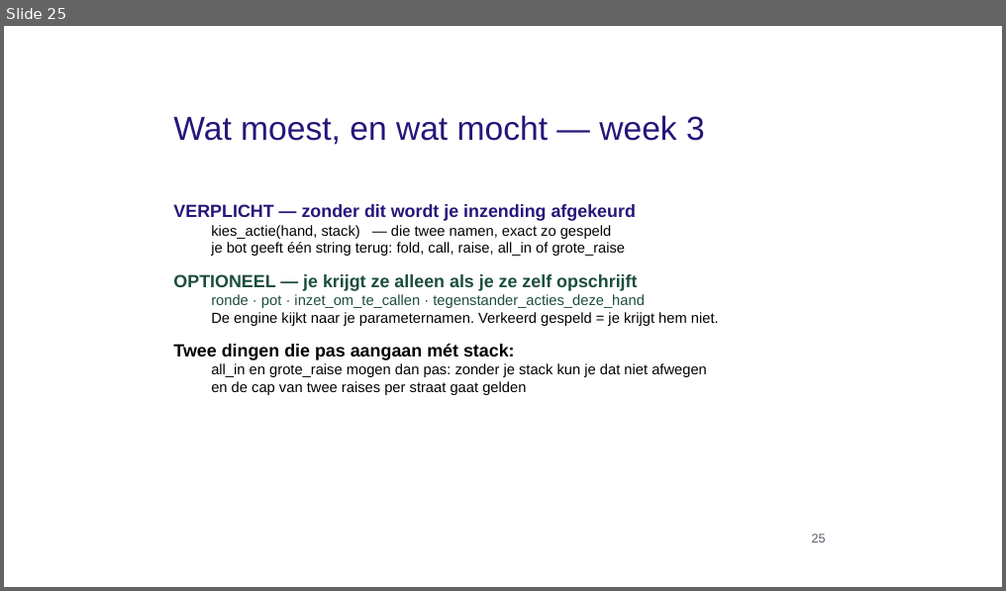
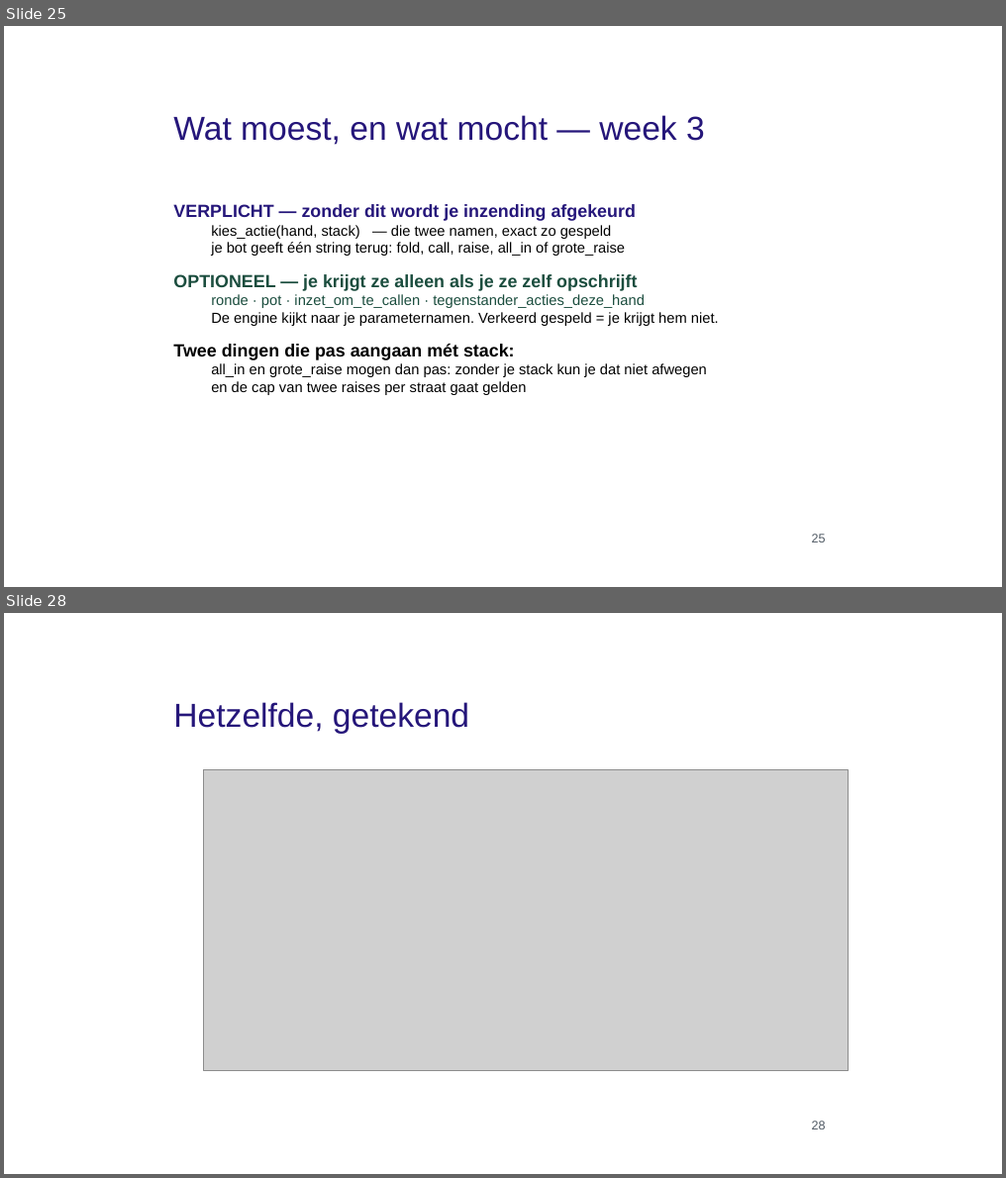
Before and after one commit to finturion/poker-analytics-challenge, a slide deck: powerpoints/hoorcollege/03_Exploring_Manipulating_Data_aangevuld.pptx. Shown one above the other, each under a label of ours: slide 25 before the commit, slides 25 and 28 after it; the slides between them are not shown. The pictures are 1006x591 and 1006x1178 pixels, drawn with LibreOffice and Linux fonts; fonts in the diff are those of the drawing; grey boxes stand for pictures; background and template pictures are left out. Boxes give left, top, right and bottom in pixels: in the first picture for what was removed or moved away, otherwise in the second. Text is boxed around its words. In the diff, an @@ line names an element or a change of style, - is before the commit and + after.

```diff
--- a/powerpoints/hoorcollege/03_Exploring_Manipulating_Data_aangevuld.pptx
+++ b/powerpoints/hoorcollege/03_Exploring_Manipulating_Data_aangevuld.pptx
@@ slide 28 added at [4, 613, 1002, 1174], background picture (left out) @@
@@ text added at [173, 702, 469, 734], 32 pt, text #25167A @@
+Hetzelfde, getekend
@@ picture added at [204, 770, 847, 1071] @@
@@ text added at [812, 1121, 826, 1130], 12 pt, text #505A64 @@
+28
```
Also in this commit, not shown: 7 slides changed, 2 other slides added, 5 other files.
